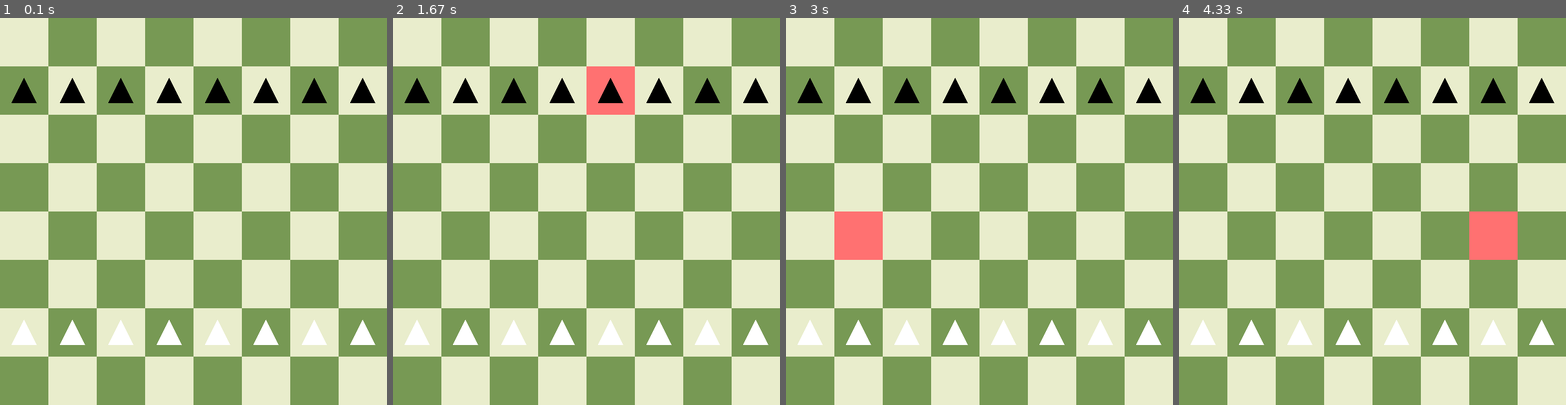
Above: before the commit, frames 1-4 (left to right).
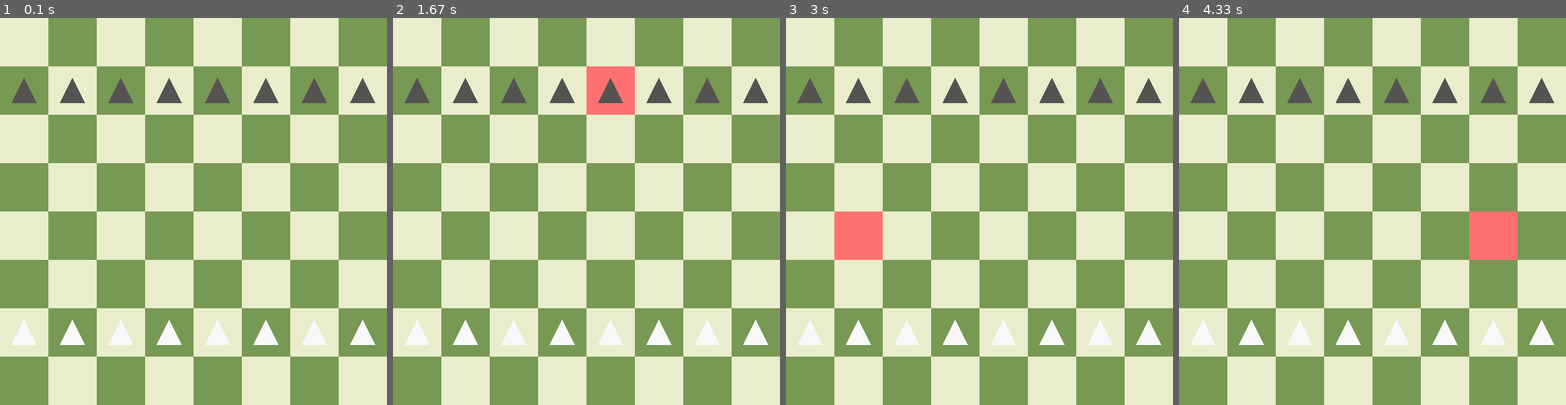
Above: after the commit, the same moments.

Repository: caleb-james-smith/PyGameChess
Game: pygame game, started from play.py
The game is run twice, just before and just after one commit, with the same random seed, the same clock (stepped at 60 frames per second) and the same inputs.
Inputs (mouse positions are in pixels of both pictures, inside the frame that each line leads up to):
- Up to frame 1 (0.1 s): no input
- Up to frame 2 (1.67 s): click (586, 211) at 0.38 s; click (493, 215) at 0.72 s; click (644, 76) at 1.05 s; click (594, 79) at 1.38 s
- Up to frame 3 (3 s): click (983, 250) at 1.72 s; click (1080, 273) at 2.05 s; click (1080, 176) at 2.38 s; click (855, 250) at 2.72 s
- Up to frame 4 (4.33 s): click (1507, 288) at 3.05 s; click (1387, 196) at 3.38 s; click (1287, 141) at 3.72 s; click (1476, 254) at 4.05 s

The runs differ from the first frame. In frame 1, 1.7% of the frame differs, in the area x 3-97%, y 15-22%; in frame 2, 1.7%; in frame 3, 1.7%; in frame 4, 1.7%.

Commit message:
Use light and dark colors to draw.

Diff:
--- a/piece.py
+++ b/piece.py
@@ -95,9 +95,7 @@
         super().__init__(color, position)
         self.SetupValueAndName(1)
 
-    def Draw(self, game, screen, square_side):
-        #FIXME: you will need to use light and dark colors
-        color = self.GetColor()
+    def Draw(self, game, screen, color, square_side):
         # FIXME: move to draw pieces function
         position = self.GetPosition()
         x = position[0]
--- a/play.py
+++ b/play.py
@@ -254,7 +254,7 @@
 
         # Draw the pieces
         #draw_pieces(pygame, screen, state, PIECE_LIGHT_COLOR, PIECE_DARK_COLOR, SQUARES_PER_SIDE, SQUARE_SIDE)
-        state.DrawPieces(pygame, screen, SQUARES_PER_SIDE, SQUARE_SIDE)
+        state.DrawPieces(pygame, screen, PIECE_LIGHT_COLOR, PIECE_DARK_COLOR, SQUARES_PER_SIDE, SQUARE_SIDE)
 
         # Flip the display
         pygame.display.flip()
--- a/state.py
+++ b/state.py
@@ -162,18 +162,28 @@
         for piece in black_pieces:
             self.PlacePiece(piece)
 
-    # FIXME: use light and dark colors
-    def DrawPieces(self, game, screen, squares_per_side, square_side):
+    # Draw the pieces
+    def DrawPieces(self, game, screen, light_color, dark_color, squares_per_side, square_side):
         # Draw pieces
         for x in range(squares_per_side):
             for y in range(squares_per_side):
                 # Get piece based on position
                 position = [x, y]
                 piece = self.GetPieceInPosition(position)
+
                 # Skip empty squares
                 if not piece:
                     continue
-                piece.Draw(game, screen, square_side)
+
+                # Determine color
+                piece_color = piece.GetColor()
+                color = None
+                if piece_color == "white":
+                    color = light_color
+                if piece_color == "black":
+                    color = dark_color
+
+                piece.Draw(game, screen, color, square_side)
 
 
     # Place a piece in the piece state
